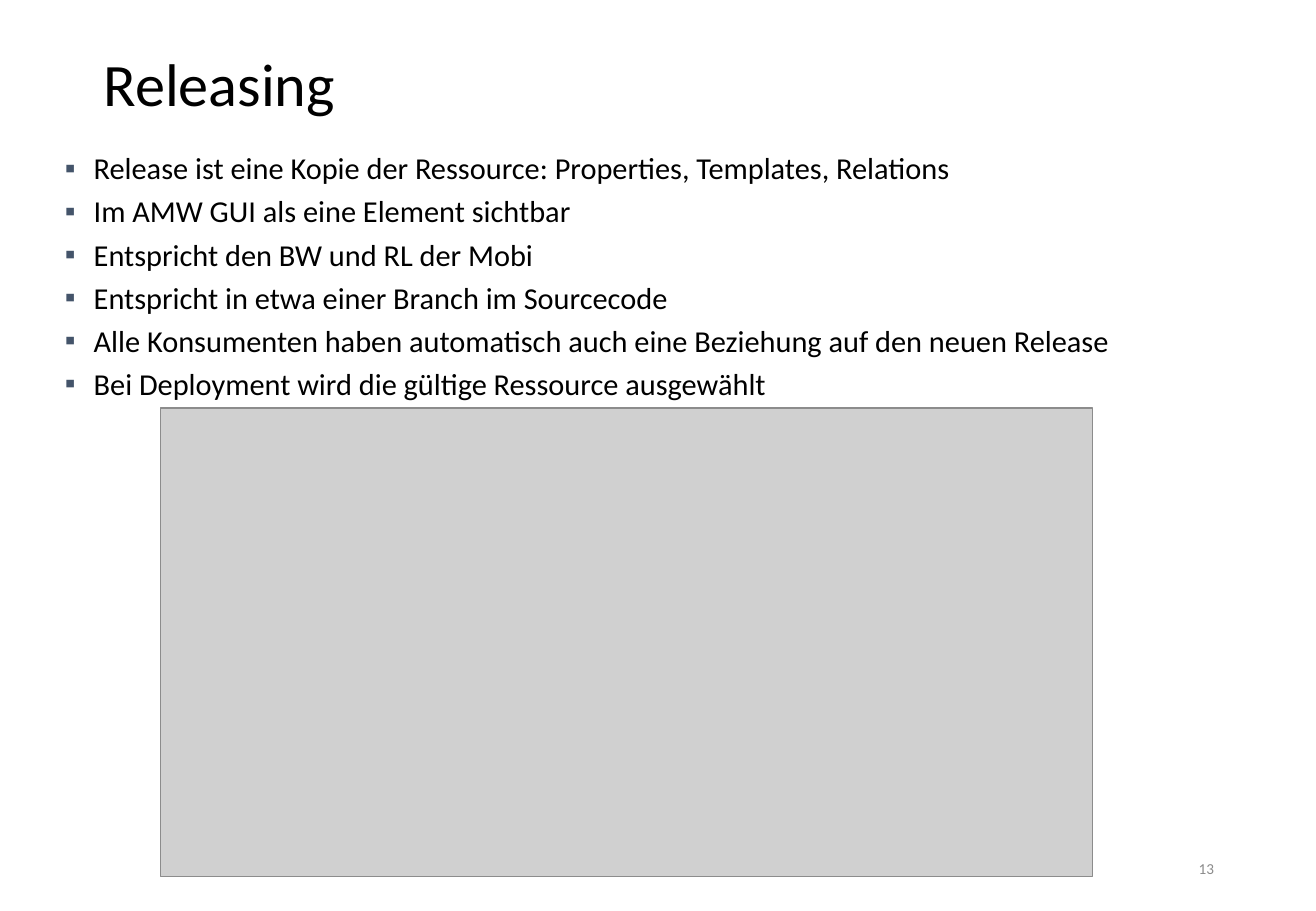
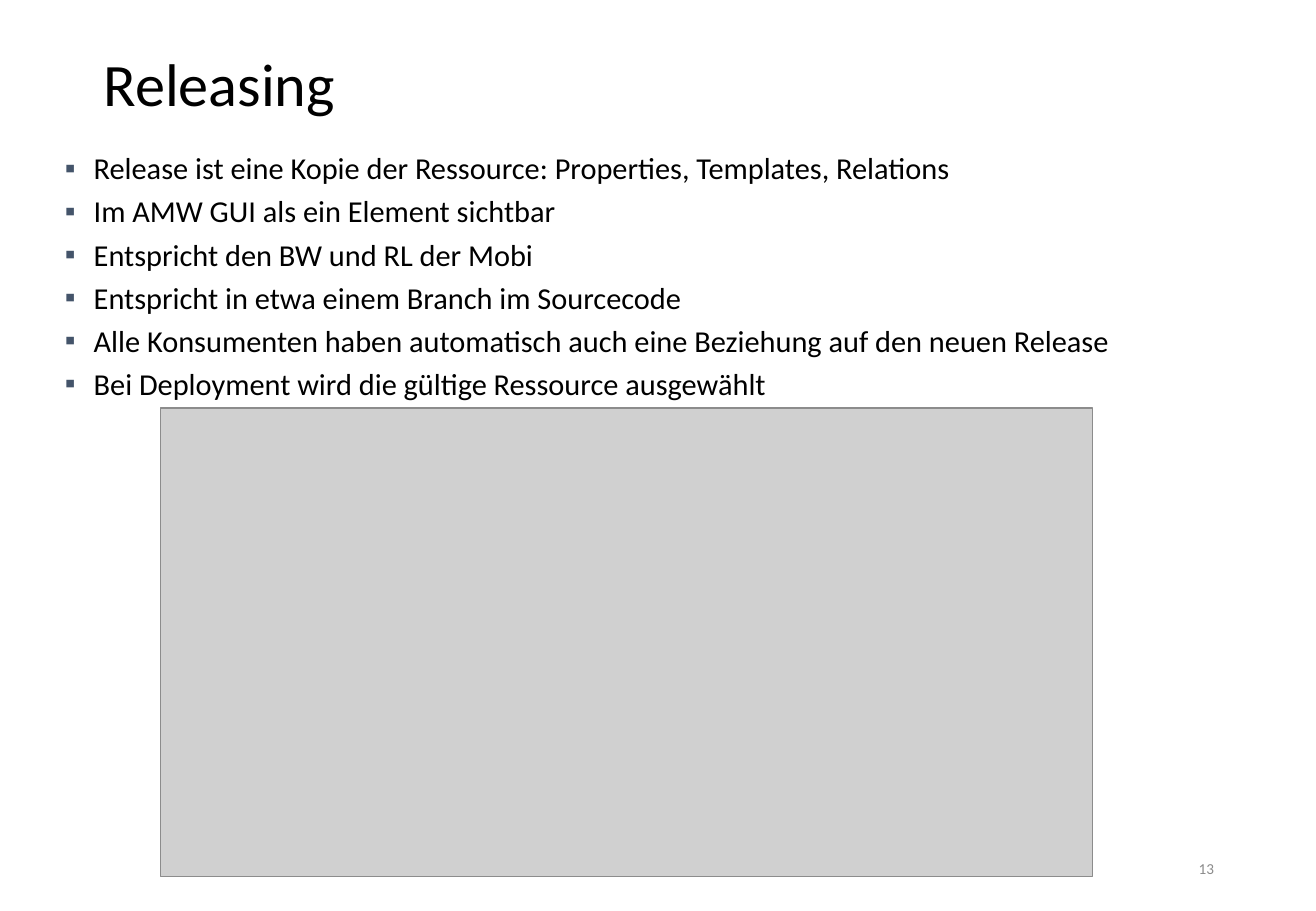
Before and after one commit to liimaorg/docs, a slide deck: slide 13 of content/feature-presentation/AMW_Features.pptx. Drawn at 1316x911 pixels with LibreOffice and Linux fonts; fonts in the diff are those of the drawing; grey boxes stand for pictures. Boxes give left, top, right and bottom in pixels: in the first picture for what was removed or moved away, otherwise in the second. Text is boxed around its words. In the diff, an @@ line names an element or a change of style, - is before the commit and + after.

```diff
--- a/content/feature-presentation/AMW_Features.pptx
+++ b/content/feature-presentation/AMW_Features.pptx
@@ text at (x1=94, y1=201, x2=556, y2=223): text changed @@
-▪ Im AMW GUI als eine Element sichtbar
+▪ Im AMW GUI als ein Element sichtbar
@@ text at (x1=94, y1=288, x2=681, y2=314): text changed @@
-▪ Entspricht in etwa einer Branch im Sourcecode
+▪ Entspricht in etwa einem Branch im Sourcecode
```
Also in this commit, not shown: 4 other slides changed, 1 other file.
